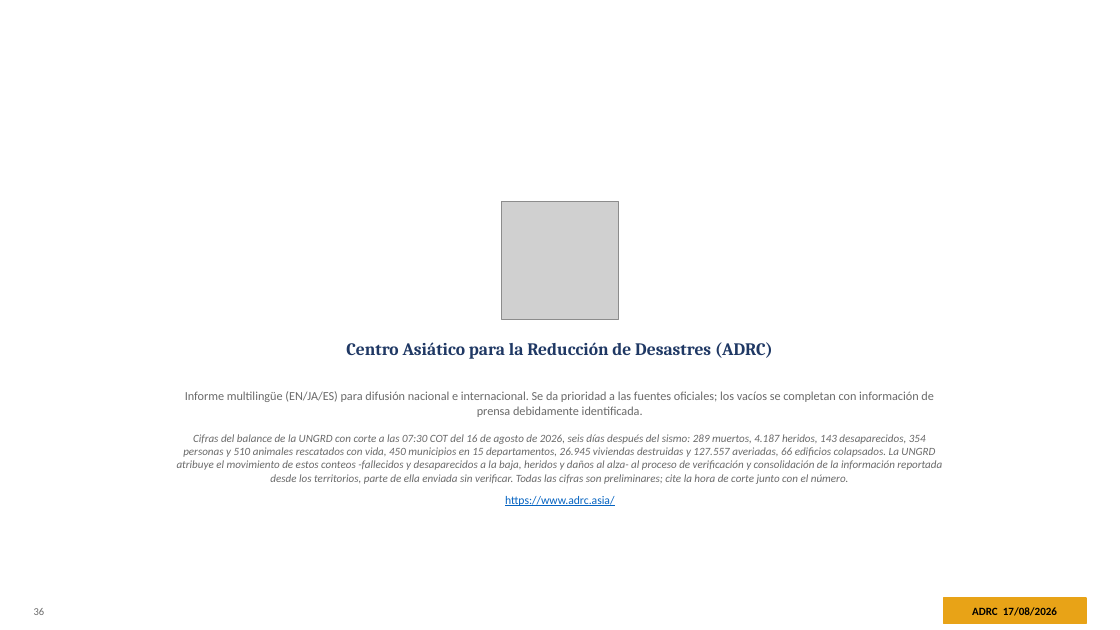
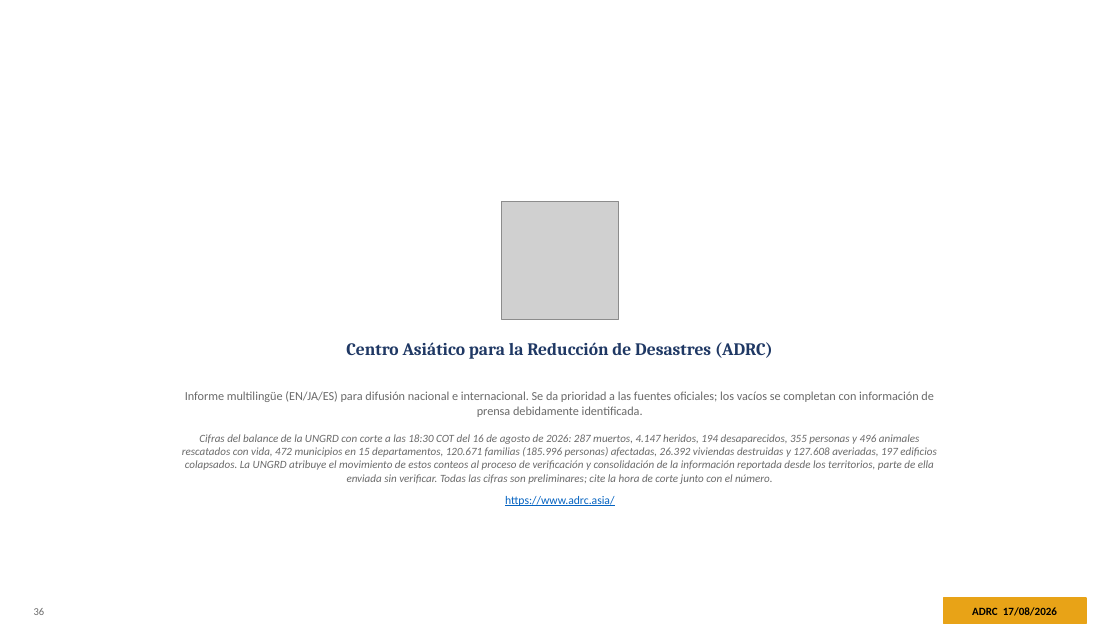
Before and after one commit to kochobi-max/whatsmap, a slide deck: slide 36 of reports/colombia_eq_20260810/output/ADRC_EQ_COL_Choco_20260810_ES.pptx. Drawn at 1120x630 pixels with LibreOffice and Linux fonts; fonts in the diff are those of the drawing; grey boxes stand for pictures. Boxes give left, top, right and bottom in pixels: in the first picture for what was removed or moved away, otherwise in the second. Text is boxed around its words. In the diff, an @@ line names an element or a change of style, - is before the commit and + after.

```diff
--- a/reports/colombia_eq_20260810/output/ADRC_EQ_COL_Choco_20260810_ES.pptx
+++ b/reports/colombia_eq_20260810/output/ADRC_EQ_COL_Choco_20260810_ES.pptx
@@ text at (182, 434, 936, 484): text changed @@
-Cifras del balance de la UNGRD con corte a las 07:30 COT del 16 de agosto de 2026, seis días después del sismo: 289 muertos, 4.187 heridos, 143 desaparecidos, 354 personas y 510 animales rescatados con vida, 450 municipios en 15 departamentos, 26.945 viviendas destruidas y 127.557 averiadas, 66 edificios colapsados. La UNGRD atribuye el movimiento de estos conteos -fallecidos y desaparecidos a la baja, heridos y daños al alza- al proceso de verificación y consolidación de la información reportada desde los territorios, parte de ella enviada sin verificar. Todas las cifras son preliminares; cite la hora de corte junto con el número.
+Cifras del balance de la UNGRD con corte a las 18:30 COT del 16 de agosto de 2026: 287 muertos, 4.147 heridos, 194 desaparecidos, 355 personas y 496 animales rescatados con vida, 472 municipios en 15 departamentos, 120.671 familias (185.996 personas) afectadas, 26.392 viviendas destruidas y 127.608 averiadas, 197 edificios colapsados. La UNGRD atribuye el movimiento de estos conteos al proceso de verificación y consolidación de la información reportada desde los territorios, parte de ella enviada sin verificar. Todas las cifras son preliminares; cite la hora de corte junto con el número.
```
Also in this commit, not shown: 11 other slides changed, 8 other files.
